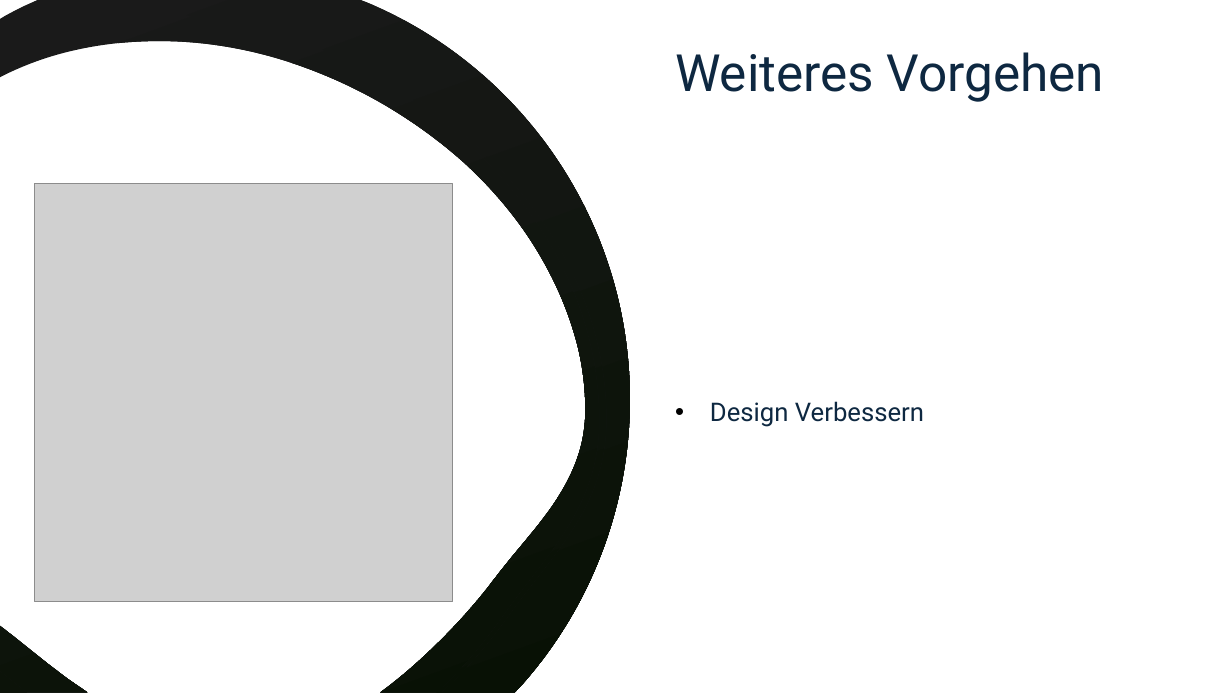
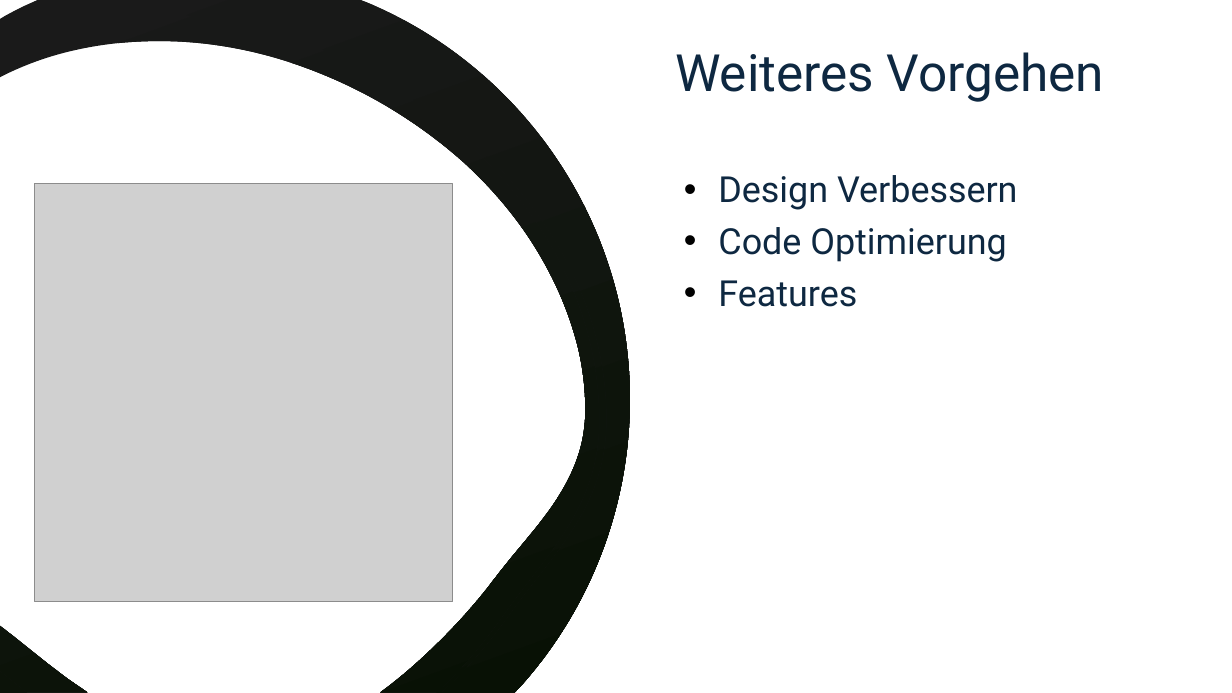
Before and after one commit to BigmacMarc/CodierungsStift, a slide deck: slide 9 of Bresendasyon/Codierungs-Stift.odp (slide 8 before the commit). Drawn at 1232x693 pixels with LibreOffice and Linux fonts; fonts in the diff are those of the drawing; grey boxes stand for pictures. Boxes give left, top, right and bottom in pixels: in the first picture for what was removed or moved away, otherwise in the second. Text is boxed around its words. In the diff, an @@ line names an element or a change of style, - is before the commit and + after.

```diff
--- a/Bresendasyon/Codierungs-Stift.odp
+++ b/Bresendasyon/Codierungs-Stift.odp
@@ subtitle "Design Verbessern": place and size @@
-subtitle "Design Verbessern" at (710, 401, 924, 427)
+subtitle "Design Verbessern" at (718, 175, 1017, 307)
@@ subtitle at (718, 175, 1017, 210): size 20 to 28 pt in "Design Verbessern" @@
@@ subtitle at (718, 227, 1006, 307): paragraphs added @@
+• Code Optimierung
+• Features
```
Also in this commit, not shown: 2 other slides changed, 1 slide added.
